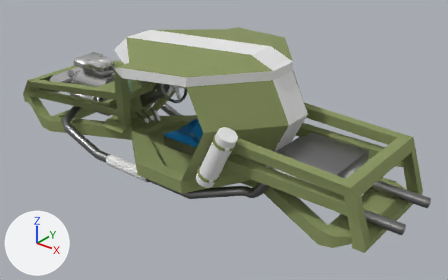
Renders of the OBJ model content/car.obj from each side of a commit.
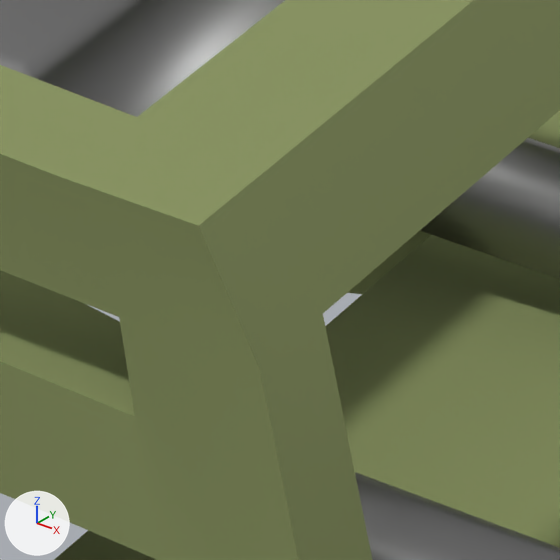
The first picture shows the older version from a 50 mm lens placed at (6.87, -7.68, 4.19), pointed at (0.63, 0.11, -0.64). The close-ups show the older and then the newer version on the part from 74% to 85% of the width and 60% to 77% of the height of that picture. Only the edits that show in the close-ups are written down. The lights are fixed; the arrows at lower left show +X, +Y and +Z. The close-ups show mesh edges as thin lines. Where no turn or scale is listed for an object, it has been applied to the vertices.

Objects in the first close-up: 'body_sep26'.
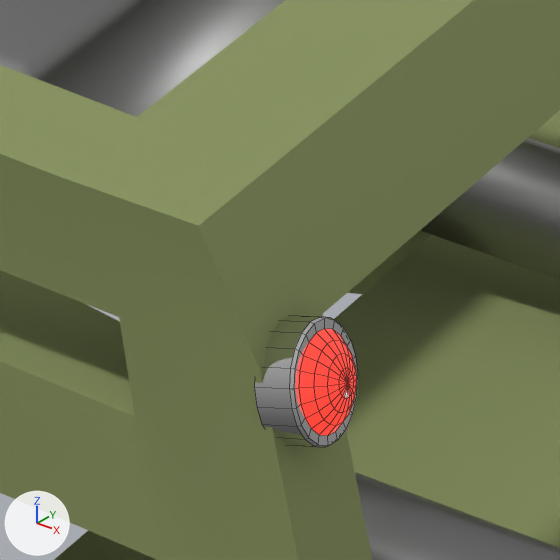
Boxes [x1, y1, x2, y2] around the edits, measured in the close-ups (560 x 560 px):
```json
{"object": "TaillightLeft", "change": "added", "after": [254, 315, 358, 447], "faces in mat_lamphousing (white #e7e7e7)": [254, 315, 358, 447], "faces in mat_taillight (red #c42727, glowing red #ff3f30)": [299, 329, 357, 436]}
```

Scene script edits in JSON lines:
```json
{"op": "add", "block": "mat_taillight", "code": ["mat_taillight = principled_material('taillight')", "mat_taillight.base_color = (0.55, 0.02, 0.02)  # red #c42727", "mat_taillight.roughness = 0.1", "mat_taillight.emission_color = (1.0, 0.05, 0.03)  # red #ff3f30", "mat_taillight.emission_strength = 1.0"]}
{"op": "add", "block": "mat_lamphousing", "code": ["mat_lamphousing = principled_material('lamphousing')", "mat_lamphousing.base_color = (0.8, 0.8, 0.8)  # white #e7e7e7", "mat_lamphousing.metallic = 1.0", "mat_lamphousing.roughness = 0.08"]}
{"op": "add", "block": "me_taillightleft", "code": ["me_taillightleft = bpy.data.meshes.new('TaillightLeft')", "me_taillightleft.from_pydata(...)  # 141 vertices, 141 faces; spans x 3.752..3.852, y -0.99..-0.84, z -0.294..-0.138", "# faces by material slot: [61, 80]", "me_taillightleft.materials.append(mat_lamphousing)  # white #e7e7e7", "me_taillightleft.materials.append(mat_taillight)  # red #c42727, glowing red #ff3f30"]}
{"op": "add", "block": "ob_taillightleft", "code": ["ob_taillightleft = bpy.data.objects.new('TaillightLeft', me_taillightleft)", "ob_taillightleft.location = (0.0, 0.0, 0.0)"]}
```
